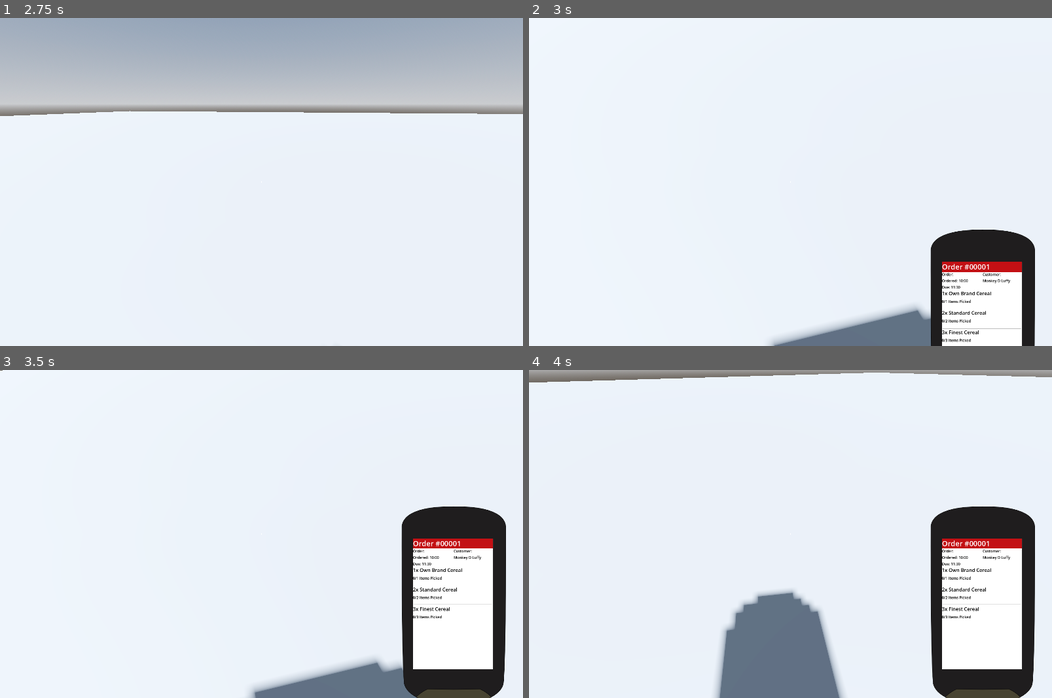
Above: before the commit, frames 1-4 (two rows, left to right).
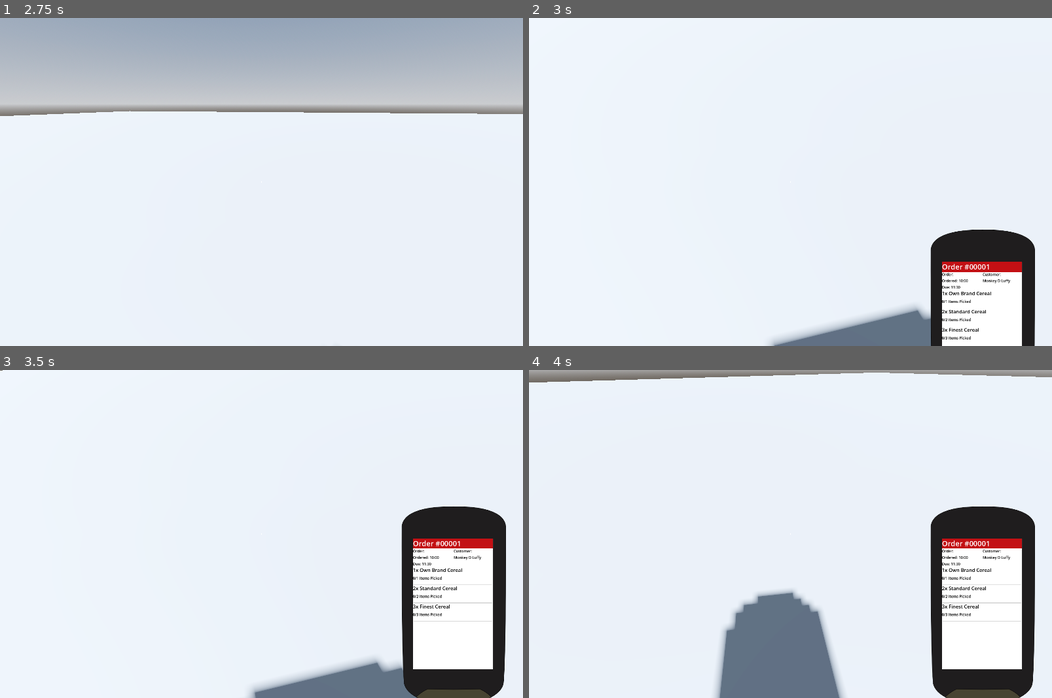
Above: after the commit, the same moments.

Repository: Allus-Interactive/speedy-shopper
Game: Godot game, scene res://game/world/shops/shop.tscn
The game is run twice, just before and just after one commit, with the same random seed, the same clock (stepped at 60 frames per second) and the same inputs.
Inputs (mouse positions are in pixels of both pictures, inside the frame that each line leads up to):
- Up to frame 1 (2.75 s): tap Enter at 0.5 s; move the mouse to (376, 165) at 0.52 s; hold D (product_rotate_right) 0.53-1.28 s; tap E (interact) at 0.6, 1.35, 2.3 s; click (376, 165) at 0.67 s; move the mouse to (235, 182) at 1.27 s; hold W (forwards) from 1.28 s (still down); tap Space at 2 s; move the mouse to (271, 175) at 2.02 s; hold R (replace) from 2.03 s (still down)
- Up to frame 2 (3 s): keep holding W (forwards); tap Enter at 2.75 s; move the mouse to (785, 188) at 2.77 s; release R (replace) at 2.78 s; tap T (toggle_scanner) at 2.85 s; click (785, 188) at 2.92 s
- Up to frame 3 (3.5 s): keep holding W (forwards); tap E (interact) at 3.05 s
- Up to frame 4 (4 s): keep holding W (forwards); move the mouse to (827, 537) at 3.52 s; tap E (interact) at 3.6 s

Frame 1 is identical in both runs. In frame 2, 0.3% of the frame differs, in the area x 78-95%, y 89-99%; in frame 3, 0.4%, in the area x 78-95%, y 65-77%; in frame 4, 0.4%.

Commit message:
added logic to finish picking order

Diff:
--- a/godot-project/game/global/order_manager.gd
+++ b/godot-project/game/global/order_manager.gd
@@ -23,6 +23,10 @@
 
 			item["scanned_quantity"] = scanned_qty + 1
 			order_updated.emit()
+
+			if is_active_order_fully_picked():
+				active_order.set("is_picked", true)
+
 			return true
 
 	return false
@@ -39,3 +43,21 @@
 			return false
 
 	return true
+
+func is_active_order_fully_picked() -> bool:
+	if active_order.is_empty():
+		return false
+
+	var items: Array = active_order.get("items", [])
+
+	if items.is_empty():
+		return false
+
+	for item in items:
+		var required_quantity: int = item.get("required_quantity", 0)
+		var scanned_quantity: int = item.get("scanned_quantity", 0)
+
+		if scanned_quantity < required_quantity:
+			return false
+
+	return true
--- a/godot-project/game/ui/scanner/scanner_ui.tscn
+++ b/godot-project/game/ui/scanner/scanner_ui.tscn
@@ -110,6 +110,7 @@
 
 [node name="ItemsList" type="VBoxContainer" parent="ScannerContainer/Screen/CurrentOrderView/VBoxContainer/ScrollContainer" unique_id=497716111]
 layout_mode = 2
+theme_override_constants/separation = 0
 
 [node name="AvailableOrdersView" type="MarginContainer" parent="ScannerContainer/Screen" unique_id=1988843271]
 custom_minimum_size = Vector2(264, 430)
--- a/godot-project/game/world/shops/delivery_crate/delivery_crate.gd
+++ b/godot-project/game/world/shops/delivery_crate/delivery_crate.gd
@@ -2,10 +2,10 @@
 
 class_name DeliveryCrate
 
-func interact(player: Player) -> void:
-	print("Iteracted with the Delivery Crate!")
+func interact(_player: Player) -> void:
+	print("Interacted with the Delivery Crate!")
 
 func get_interaction_tooltip() -> String:
-	if TheOrderManager.active_order.get("picked"):
+	if TheOrderManager.active_order.get("is_picked"):
 		return "Press E to Pick Up"
 	return "Delivery Crate"
